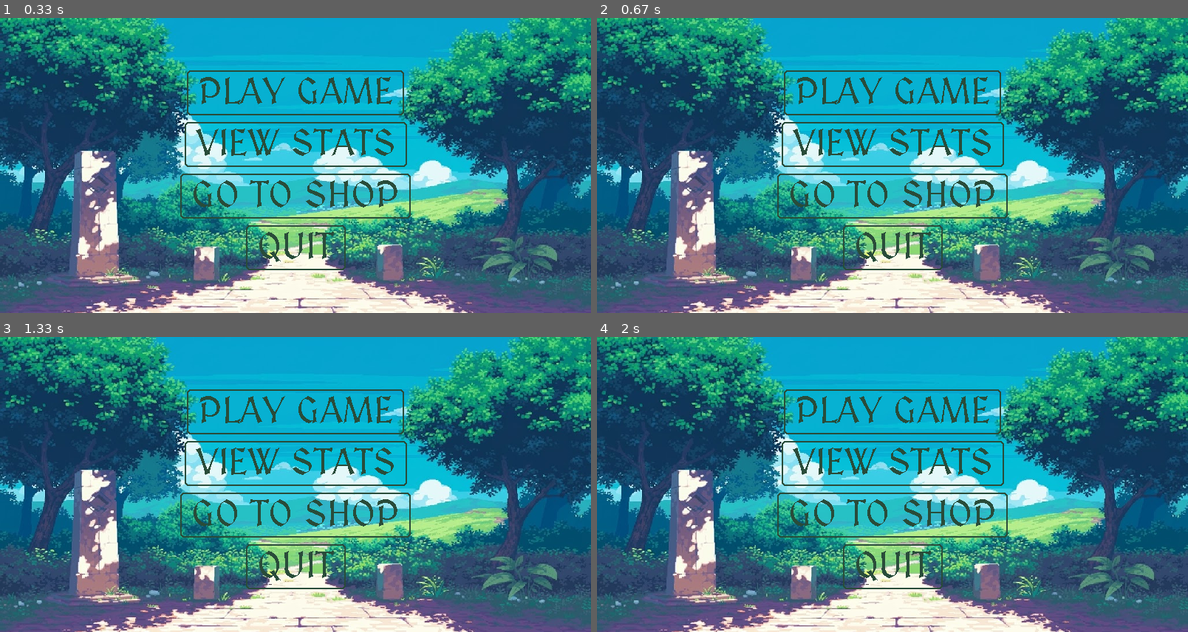
Above: before the commit, frames 1-4 (two rows, left to right).
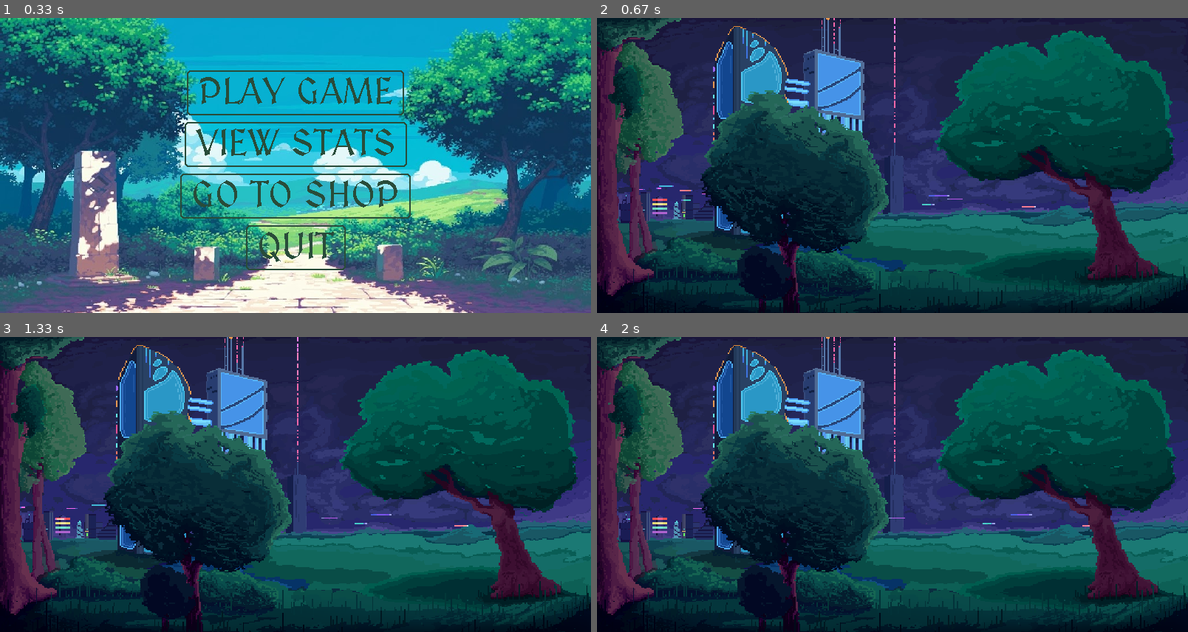
Above: after the commit, the same moments.

Repository: PBS-THE-NOOB/PyGame-First_Project
Game: pygame game, started from main.py
Same seed, same stepped clock (60 frames per second), same inputs: the game is played once before the commit and once after it.
Inputs:
- Up to frame 1 (0.33 s): no input
- Up to frame 2 (0.67 s): click "PLAY GAME" at 0.38 s
- Up to frame 3 (1.33 s): no input
- Up to frame 4 (2 s): no input

Frame 1 is identical in both runs. In frame 2, 95% of the frame differs, in the area x 0-100%, y 0-100%; in frame 3, 95%; in frame 4, 95%.

Commit message:
Added entering animation in play button

Diff:
--- /dev/null
+++ b/game.py
@@ -0,0 +1,14 @@
+import pygame
+
+class Game():
+    def __init__(self):
+        self.Entering_surf_list=[ pygame.transform.scale(pygame.image.load(f'Background/Entering_Background/frame{i:04}.png').convert(),(800,400)) for i in range(143)]
+        self.Entering_Surf_Intex=1
+        self.Entering_Surf=self.Entering_surf_list[self.Entering_Surf_Intex]
+
+    def Entering_animation(self,screen):
+        self.Entering_Surf_Intex += 0.2
+        if self.Entering_Surf_Intex>=len(self.Entering_surf_list):
+            self.Entering_Surf_Intex = 1
+        self.Entering_Surf = self.Entering_surf_list[int(self.Entering_Surf_Intex)]
+        screen.blit(self.Entering_Surf,(0,0))
--- a/main.py
+++ b/main.py
@@ -1,19 +1,26 @@
 import pygame
 from sys import exit
 import mainmenu
+import game
 
 pygame.init()
 screen=pygame.display.set_mode((800,400))
 pygame.display.set_caption('Adventure Game')
 clock=pygame.time.Clock()
 menu=mainmenu.MainMenu()
-
+game = game.Game()
+state = 'menu'
 while True:
     for event in pygame.event.get():
         if event.type == pygame.QUIT:
             pygame.quit()
             exit()
-        menu.event_handeling(event)
-    menu.draw(screen)
+        if state == 'menu':
+            val = (menu.event_handeling(event))
+            if val == 'play': state = 'intro'
+    if state == 'menu':
+        menu.draw(screen)
+    elif state == 'intro':
+        game.Entering_animation(screen)
     pygame.display.update()
     clock.tick(60)
--- a/mainmenu.py
+++ b/mainmenu.py
@@ -28,7 +28,7 @@
                 for i,(surf,rect) in enumerate(self.menu_terms):
                     if rect.collidepoint(event.pos):
                         if i == 0:
-                            pass
+                            return 'play'
                         elif i == 1:
                             pass
                         elif i == 2:
Binary file added: Background/Entering_Background/frame0000.png
Binary file added: Background/Entering_Background/frame0001.png
Binary file added: Background/Entering_Background/frame0002.png
Binary file added: Background/Entering_Background/frame0003.png
Binary file added: Background/Entering_Background/frame0004.png
Binary file added: Background/Entering_Background/frame0005.png
Binary file added: Background/Entering_Background/frame0006.png
Binary file added: Background/Entering_Background/frame0007.png
Binary file added: Background/Entering_Background/frame0008.png
Binary file added: Background/Entering_Background/frame0009.png
Binary file added: Background/Entering_Background/frame0010.png
Binary file added: Background/Entering_Background/frame0011.png
(and 131 more such lines)
